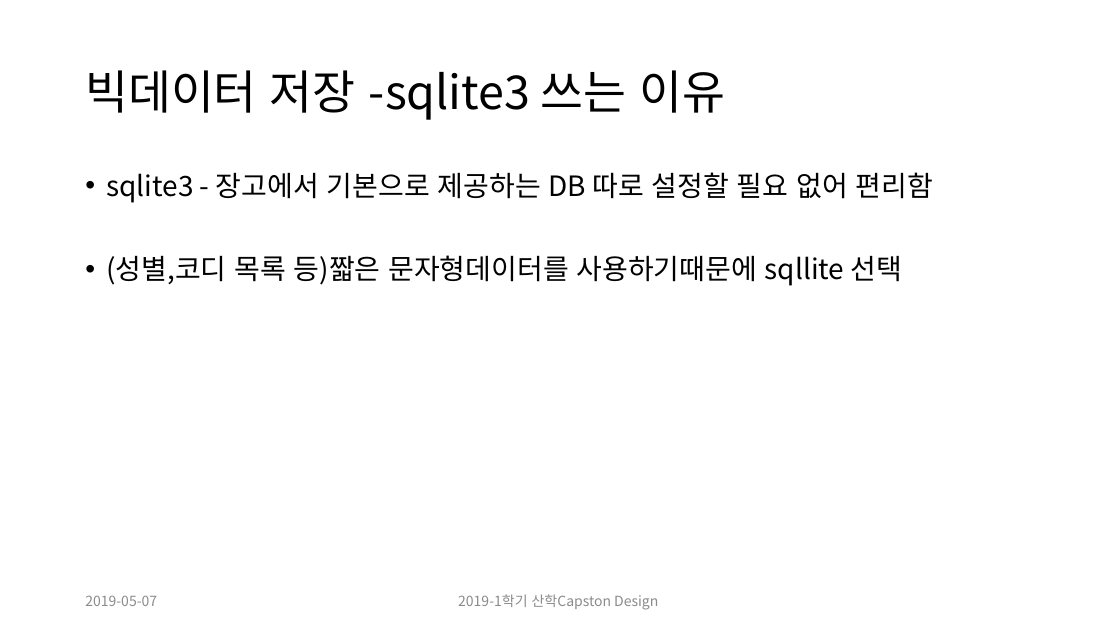
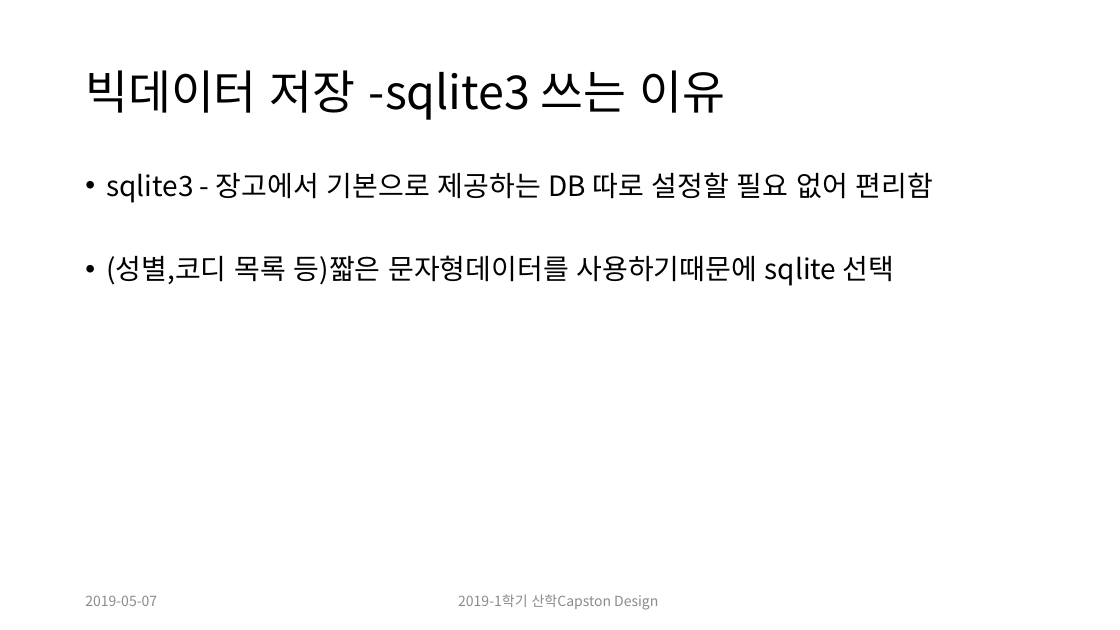
Before and after one commit to CheonSeounghyun/Coordination-Recommend, a slide deck: slide 3 of doc/9주차 ppt.pptx. Drawn at 1120x630 pixels with LibreOffice and Linux fonts; fonts in the diff are those of the drawing. Boxes give left, top, right and bottom in pixels: in the first picture for what was removed or moved away, otherwise in the second. Text is boxed around its words. In the diff, an @@ line names an element or a change of style, - is before the commit and + after.

```diff
--- a/doc/9주차 ppt.pptx
+++ b/doc/9주차 ppt.pptx
@@ text at (x1=106, y1=255, x2=895, y2=286): text changed @@
-• (성별,코디 목록 등)짧은 문자형데이터를 사용하기때문에 sqllite 선택
+• (성별,코디 목록 등)짧은 문자형데이터를 사용하기때문에 sqlite 선택
```
Also in this commit, not shown: 3 other slides changed, 1 slide added.
